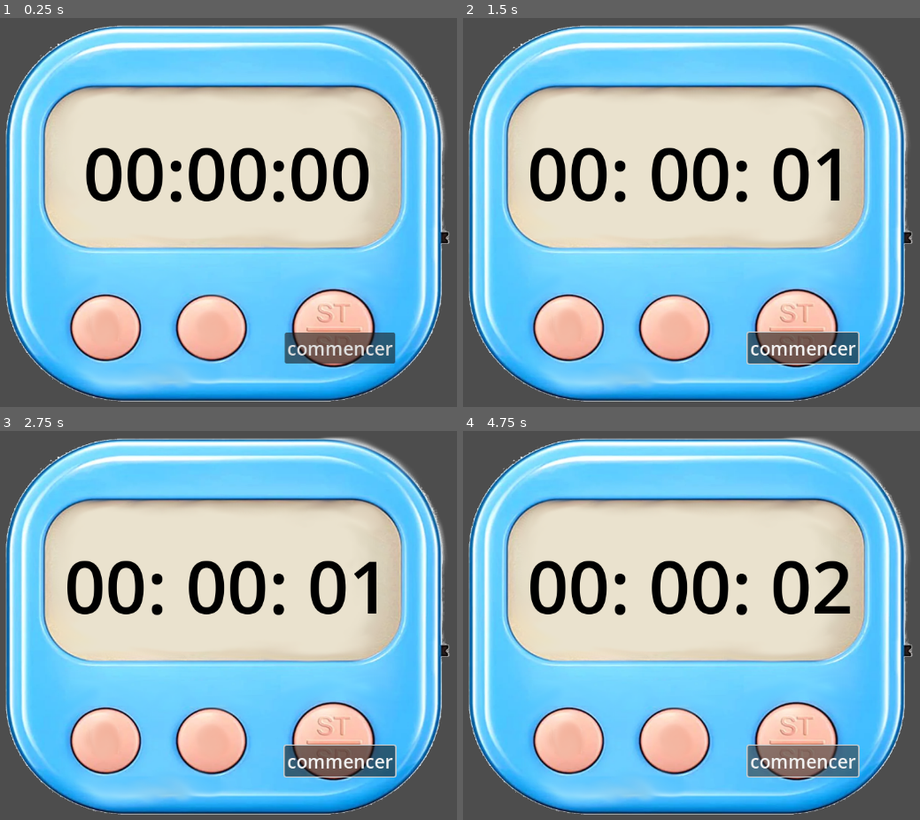
Above: before the commit, frames 1-4 (two rows, left to right).
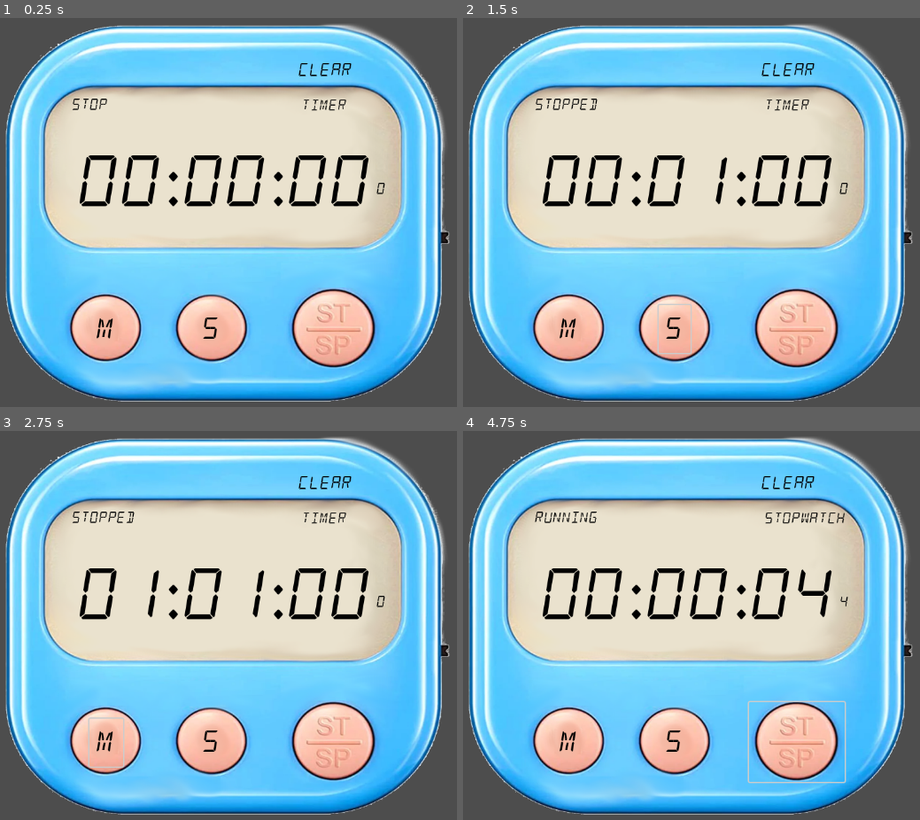
Above: after the commit, the same moments.

Repository: Teyn-fa/examen
Game: Godot game, scene res://main.tscn
The game is run twice, just before and just after one commit, with the same random seed, the same clock (stepped at 60 frames per second) and the same inputs. The project has no main scene, so this scene is started directly.
Inputs (mouse positions are in pixels of both pictures, inside the frame that each line leads up to; where the layout moved, square brackets give the same spot in the first picture):
- Up to frame 1 (0.25 s): no input
- Up to frame 2 (1.5 s): click (796, 329) [801, 348] at 0.5 s; click (673, 329) at 1.25 s, where only the run after the commit has a clickable "S"
- Up to frame 3 (2.75 s): click (105, 742) at 2 s, where only the run after the commit has a clickable "M"
- Up to frame 4 (4.75 s): click (787, 481) at 2.75 s, where only the run after the commit has a clickable "CLEAR"; click (906, 644) at 3.52 s; click (796, 742) [801, 761] at 4.25 s

The runs differ from the first frame. In frame 1, 6.7% of the frame differs, in the area x 15-87%, y 11-89%; in frame 2, 7.3%; in frame 3, 7.1%; in frame 4, 7.7%, in the area x 14-87%, y 11-91%.

Commit message:
Add files via upload
terminé

Diff:
--- a/main.gd
+++ b/main.gd
@@ -2,27 +2,96 @@
 
 var segundos = 0
 var minutos = 0
-var horas = 0
+var decimales = 0
 var formated_time
+var is_timer = true
+var mode_label = 'TIMER'
+
+
+func update_label():
+	$Clabel.text = str(decimales)
+	$Tiempolabel.text = '%02d:%02d:%02d'%[minutos, segundos, decimales]
+
+func _on_modo_timer_pressed():
+	if $Timer.is_stopped():
+		minutos = 0
+		segundos = 0
+		decimales = 0
+		is_timer = !is_timer
+		if is_timer == true:
+			mode_label = 'TIMER'
+		else: mode_label = 'STOPWATCH'
+		update_label()
+		$ModoLabel.text = mode_label
+
+func _on_button_pressed():
+	if $Timer.is_stopped():
+		$Timer.start()
+		$StatusLabel.text = 'RUNNING'
+	else:
+		$Timer.stop()
+		$StatusLabel.text = 'STOP'
 
 func update_stopwatch():
-	segundos = segundos + 1
-
-func _on_button_pressed():
-	update_stopwatch()
+	decimales = decimales + 1
+	if decimales > 10:
+		decimales = 0
+		segundos = segundos + 1
 	if segundos > 59:
 		minutos = minutos + 1
 		segundos = 0
 	if minutos > 59:
-		horas = horas + 1
+		decimales = 9
+		minutos = 59
+		segundos = 59
+		$StatusLabel.text = 'STOPPED'
+		$Timer.stop()
+	update_label()
+
+func update_timer():
+	decimales = decimales - 1
+	if decimales < 0:
+		decimales = 9
+		segundos = segundos - 1
+	if segundos < 0:
+		minutos = minutos - 1
+		segundos = 59
+	if minutos < 0:
+		decimales = 0
 		minutos = 0
 		segundos = 0
-	if horas > 23:
-		horas = 0
+		$StatusLabel.text = 'STOPPED'
+		$Timer.stop()
+	update_label()
+
+
+func _on_timer_timeout():
+	if is_timer == false:
+		update_stopwatch()
+	else:
+		update_timer()
+
+
+
+func _on_seg_button_pressed():
+	if $Timer.is_stopped() and is_timer == true:
+		segundos = segundos + 1
+		if segundos > 59:
+			segundos = 0
+			decimales = 0
+	update_label()
+
+func _on_min_button_pressed():
+	if $Timer.is_stopped() and is_timer == true:
+		minutos = minutos + 1
+		if minutos > 59:
+			minutos = 0
+			decimales = 0
+	update_label()
+
+func _on_clear_button_pressed():
+	if $Timer.is_stopped():
 		minutos = 0
 		segundos = 0
-	$Tiempolabel.text = '%02d: %02d: %02d'%[horas, minutos, segundos]
-
-func _on_timer_timeout():
-	update_stopwatch()
-	$Timer.start()
+		decimales = 0
+		update_label()
--- a/main.tscn
+++ b/main.tscn
@@ -1,7 +1,8 @@
-[gd_scene load_steps=3 format=3 uid="uid://bprv5hokvf72d"]
+[gd_scene load_steps=4 format=3 uid="uid://bprv5hokvf72d"]
 
 [ext_resource type="Script" path="res://main.gd" id="1_i8blq"]
 [ext_resource type="Texture2D" uid="uid://xo46nr0kicej" path="res://assets/timer.png" id="2_5h0ga"]
+[ext_resource type="FontFile" uid="uid://bttn4sbekg567" path="res://assets/alarm clock.ttf" id="3_tcpmx"]
 
 [node name="Main" type="CanvasLayer"]
 script = ExtResource("1_i8blq")
@@ -15,12 +16,13 @@
 anchors_preset = 5
 anchor_left = 0.5
 anchor_right = 0.5
-offset_left = -229.0
-offset_top = 172.0
-offset_right = 237.0
-offset_bottom = 334.0
+offset_left = -235.0
+offset_top = 209.0
+offset_right = 243.0
+offset_bottom = 371.0
 grow_horizontal = 2
 theme_override_colors/font_color = Color(0, 0, 0, 1)
+theme_override_fonts/font = ExtResource("3_tcpmx")
 theme_override_font_sizes/font_size = 118
 text = "00:00:00"
 
@@ -30,16 +32,137 @@
 anchor_top = 0.5
 anchor_right = 0.5
 anchor_bottom = 0.5
-offset_left = 98.0
-offset_top = 190.0
-offset_right = 278.0
-offset_bottom = 240.0
+offset_left = 100.0
+offset_top = 119.0
+offset_right = 256.0
+offset_bottom = 249.0
 grow_horizontal = 2
 grow_vertical = 2
+theme_override_fonts/font = ExtResource("3_tcpmx")
 theme_override_font_sizes/font_size = 30
-text = "commencer"
+flat = true
 
 [node name="Timer" type="Timer" parent="."]
+wait_time = 0.1
+
+[node name="Clabel" type="Label" parent="."]
+offset_left = 824.0
+offset_top = 267.0
+offset_right = 864.0
+offset_bottom = 302.0
+theme_override_colors/font_color = Color(0, 0, 0, 1)
+theme_override_fonts/font = ExtResource("3_tcpmx")
+theme_override_font_sizes/font_size = 25
+text = "0"
+
+[node name="StatusLabel" type="Label" parent="."]
+anchors_preset = -1
+anchor_right = 0.077
+anchor_bottom = 0.035
+offset_left = 328.0
+offset_top = 130.0
+offset_right = 329.296
+offset_bottom = 134.32
+theme_override_colors/font_color = Color(0, 0, 0, 1)
+theme_override_fonts/font = ExtResource("3_tcpmx")
+theme_override_font_sizes/font_size = 25
+text = "STOP"
+
+[node name="SegButton" type="Button" parent="."]
+anchors_preset = -1
+anchor_bottom = 0.024
+offset_left = 529.0
+offset_top = 469.0
+offset_right = 581.0
+offset_bottom = 531.448
+theme_override_colors/font_color = Color(0, 0, 0, 1)
+theme_override_colors/font_pressed_color = Color(0, 0, 0, 1)
+theme_override_colors/font_hover_color = Color(0, 0, 0, 1)
+theme_override_colors/font_focus_color = Color(0, 0, 0, 1)
+theme_override_colors/font_hover_pressed_color = Color(0, 0, 0, 1)
+theme_override_colors/font_disabled_color = Color(0, 0, 0, 1)
+theme_override_colors/font_outline_color = Color(0, 0, 0, 1)
+theme_override_colors/icon_normal_color = Color(0, 0, 0, 1)
+theme_override_colors/icon_pressed_color = Color(0, 0, 0, 1)
+theme_override_colors/icon_hover_color = Color(0, 0, 0, 1)
+theme_override_colors/icon_hover_pressed_color = Color(0, 0, 0, 1)
+theme_override_colors/icon_focus_color = Color(0, 0, 0, 1)
+theme_override_colors/icon_disabled_color = Color(0, 0, 0, 1)
+theme_override_fonts/font = ExtResource("3_tcpmx")
+theme_override_font_sizes/font_size = 51
+text = "S"
+flat = true
+
+[node name="MinButton" type="Button" parent="."]
+offset_left = 356.0
+offset_top = 470.0
+offset_right = 411.0
+offset_bottom = 548.0
+theme_override_colors/font_color = Color(0, 0, 0, 1)
+theme_override_colors/font_pressed_color = Color(0, 0, 0, 1)
+theme_override_colors/font_hover_color = Color(0, 0, 0, 1)
+theme_override_colors/font_focus_color = Color(0, 0, 0, 1)
+theme_override_colors/font_hover_pressed_color = Color(0, 0, 0, 1)
+theme_override_colors/font_disabled_color = Color(0, 0, 0, 1)
+theme_override_colors/font_outline_color = Color(0, 0, 0, 1)
+theme_override_colors/icon_normal_color = Color(0, 0, 0, 1)
+theme_override_colors/icon_pressed_color = Color(0, 0, 0, 1)
+theme_override_colors/icon_hover_color = Color(0, 0, 0, 1)
+theme_override_colors/icon_hover_pressed_color = Color(0, 0, 0, 1)
+theme_override_colors/icon_focus_color = Color(0, 0, 0, 1)
+theme_override_colors/icon_disabled_color = Color(0, 0, 0, 1)
+theme_override_fonts/font = ExtResource("3_tcpmx")
+theme_override_font_sizes/font_size = 51
+text = "M"
+flat = true
+
+[node name="ClearButton" type="Button" parent="."]
+offset_left = 692.0
+offset_top = 66.0
+offset_right = 790.0
+offset_bottom = 107.0
+theme_override_colors/font_color = Color(0, 0, 0, 1)
+theme_override_colors/font_pressed_color = Color(0, 0, 0, 1)
+theme_override_colors/font_hover_color = Color(0, 0, 0, 1)
+theme_override_colors/font_focus_color = Color(0, 0, 0, 1)
+theme_override_colors/font_hover_pressed_color = Color(0, 0, 0, 1)
+theme_override_colors/font_disabled_color = Color(0, 0, 0, 1)
+theme_override_colors/font_outline_color = Color(0, 0, 0, 1)
+theme_override_colors/icon_normal_color = Color(0, 0, 0, 1)
+theme_override_colors/icon_pressed_color = Color(0, 0, 0, 1)
+theme_override_colors/icon_hover_color = Color(0, 0, 0, 1)
+theme_override_colors/icon_hover_pressed_color = Color(0, 0, 0, 1)
+theme_override_colors/icon_focus_color = Color(0, 0, 0, 1)
+theme_override_colors/icon_disabled_color = Color(0, 0, 0, 1)
+theme_override_fonts/font = ExtResource("3_tcpmx")
+theme_override_font_sizes/font_size = 30
+text = "CLEAR"
+flat = true
+
+[node name="ModoTimer" type="Button" parent="."]
+anchors_preset = -1
+anchor_right = 0.04
+anchor_bottom = 0.039
+offset_left = 925.0
+offset_top = 330.0
+offset_right = 897.92
+offset_bottom = 349.728
+flat = true
+
+[node name="ModoLabel" type="Label" parent="."]
+offset_left = 702.0
+offset_top = 131.0
+offset_right = 852.0
+offset_bottom = 160.0
+theme_override_colors/font_color = Color(0, 0, 0, 1)
+theme_override_fonts/font = ExtResource("3_tcpmx")
+theme_override_font_sizes/font_size = 25
+text = "TIMER
+"
 
 [connection signal="pressed" from="Button" to="." method="_on_button_pressed"]
 [connection signal="timeout" from="Timer" to="." method="_on_timer_timeout"]
+[connection signal="pressed" from="SegButton" to="." method="_on_seg_button_pressed"]
+[connection signal="pressed" from="MinButton" to="." method="_on_min_button_pressed"]
+[connection signal="pressed" from="ClearButton" to="." method="_on_clear_button_pressed"]
+[connection signal="pressed" from="ModoTimer" to="." method="_on_modo_timer_pressed"]
